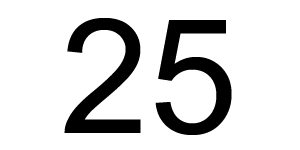
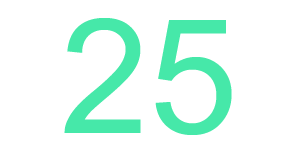
Layer changes from the first (300, 150) image to the second:
painted on "25" over box(64, 18, 232, 135)
